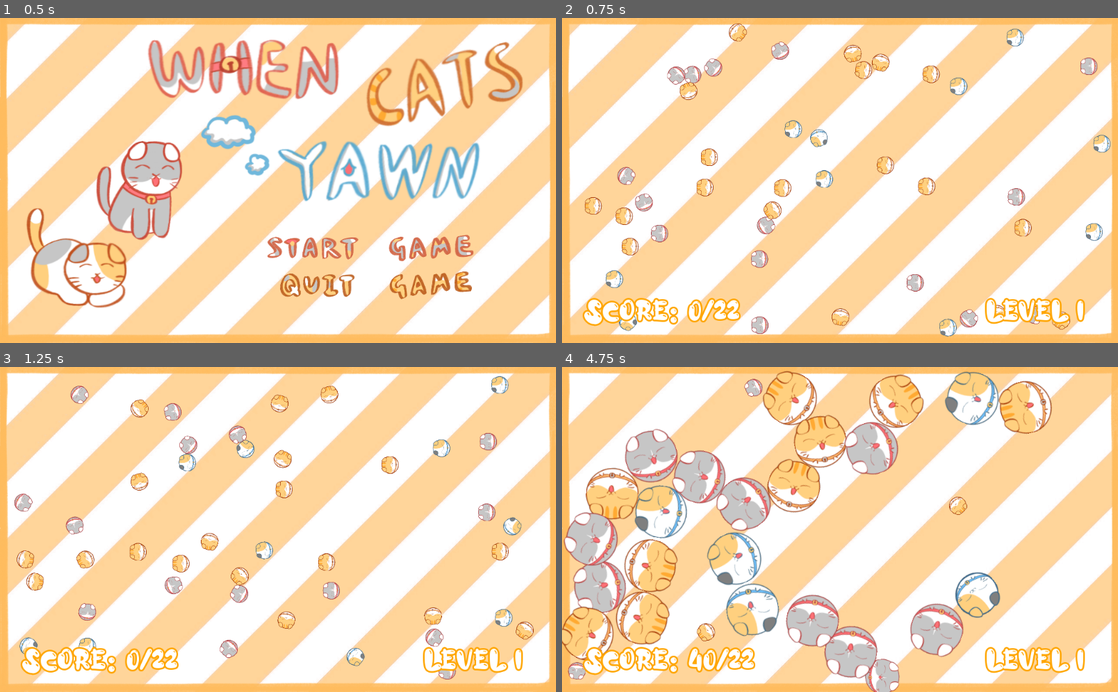
Above: before the commit, frames 1-4 (two rows, left to right).
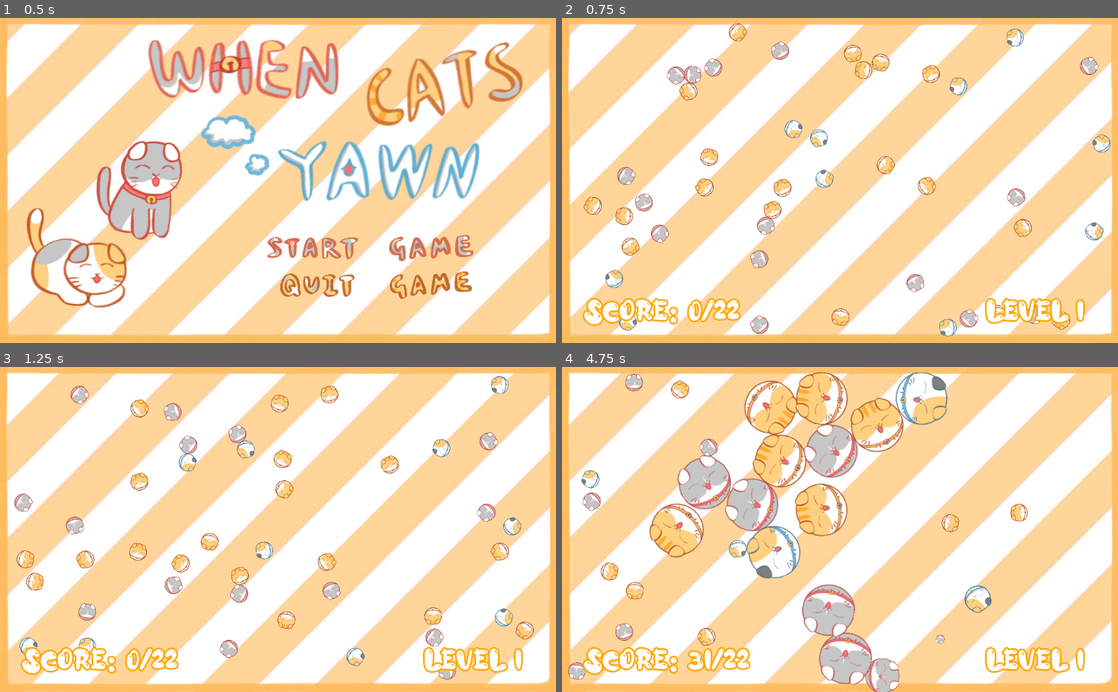
Above: after the commit, the same moments.

Repository: thecatinbox/AGJ2021_Chain_Effect
Game: Godot game, scene res://Scene/StartScene.tscn
Two runs of this game, one before a commit and one after it. Both use one fixed random seed, a clock stepped at 60 frames per second and the inputs below. Sound files missing from this copy of the repository are replaced by a short silence.
Inputs (mouse positions are in pixels of both pictures, inside the frame that each line leads up to):
- Up to frame 1 (0.5 s): no input
- Up to frame 2 (0.75 s): click (934, 248) at 0.5 s
- Up to frame 3 (1.25 s): no input
- Up to frame 4 (4.75 s): move the mouse to (962, 513) at 1.27 s; click (962, 513) at 1.42 s; move the mouse to (728, 545) at 2.02 s; click (728, 545) at 2.17 s; move the mouse to (895, 458) at 2.77 s; click (895, 458) at 2.92 s; move the mouse to (812, 594) at 3.52 s; click (812, 594) at 3.67 s; move the mouse to (1006, 578) at 4.27 s; click (1006, 578) at 4.42 s

Frame 1 is identical in both runs. In frame 2, 2.5% of the frame differs, in the area x 3-99%, y 3-98%; in frame 3, 1.6%; in frame 4, 31%, in the area x 0-89%, y 1-100%.

Commit message:
title music

Diff:
--- a/Script/Circles.gd
+++ b/Script/Circles.gd
@@ -54,8 +54,8 @@
 
 				$AudioStreamPlayer2D.stream = sound
 				$AudioStreamPlayer2D.play()
-			else:
-				look_at(position + velocity)
+		else:
+			look_at(position + velocity)
 
 func disappear():
 	scale = Vector2(scl, scl)
--- a/Script/Global.gd
+++ b/Script/Global.gd
@@ -10,4 +10,4 @@
 
 var BGPos = Vector2(0, 0)
 var BGPosCount = 0
-var musicPos = 0.0
+var musicPos = 0.000
--- a/Script/Lose.gd
+++ b/Script/Lose.gd
@@ -19,5 +19,5 @@
 func _on_Area2D_input_event(viewport, event, shape_idx):
 	if event is InputEventMouseButton and event.is_pressed():
 		Global.level = 0
-		get_tree().reload_current_scene()
+		get_tree().change_scene("res://Scene/StartScene.tscn")
 		queue_free()
--- a/Script/Title.gd
+++ b/Script/Title.gd
@@ -1,21 +1,16 @@
 extends Node2D
 
-var create = false
-var circle = load("res://Scene/Circles.tscn")
-var sound = preload("res://Music/meow.wav")
-
-var result = false
-var win = load("res://Scene/Win.tscn")
-var lose = load("res://Scene/Lose.tscn")
+var music = load("res://Music/Music.ogg")
 
 # Called when the node enters the scene tree for the first time.
 func _ready():
+	$AudioStreamPlayer2D.stream = music
+	$AudioStreamPlayer2D.play(Global.musicPos)
 	pass
 
 func _process(delta):
 	OS.window_size = Vector2(1024,600)
-	# Global.audioPos = $AudioStreamPlayer2D.get_playback_position()
-
+	Global.musicPos = $AudioStreamPlayer2D.get_playback_position()
 
 func _on_StartButton_pressed():
 	get_tree().change_scene("res://Scene/Scene.tscn")
--- a/project.godot
+++ b/project.godot
@@ -10,14 +10,19 @@
 
 [application]
 
-config/name="Chain_Effect"
+config/name="When Cats Yawn"
+config/description="Left click to drop your yawning cat and make as many cats yawn as possible! "
 run/main_scene="res://Scene/StartScene.tscn"
 config/icon="res://icon.png"
 
 [autoload]
 
 Global="*res://Script/Global.gd"
-BGMusic="*res://Scene/BGMusic.tscn"
+
+[global]
+
+name=false
+applic=false
 
 [input]
 
Not shown, added: Image/QuitButtonGlow.png.import
Not shown, added: Image/StartButtonGlow.png.import
Binary file changed: icon.png
